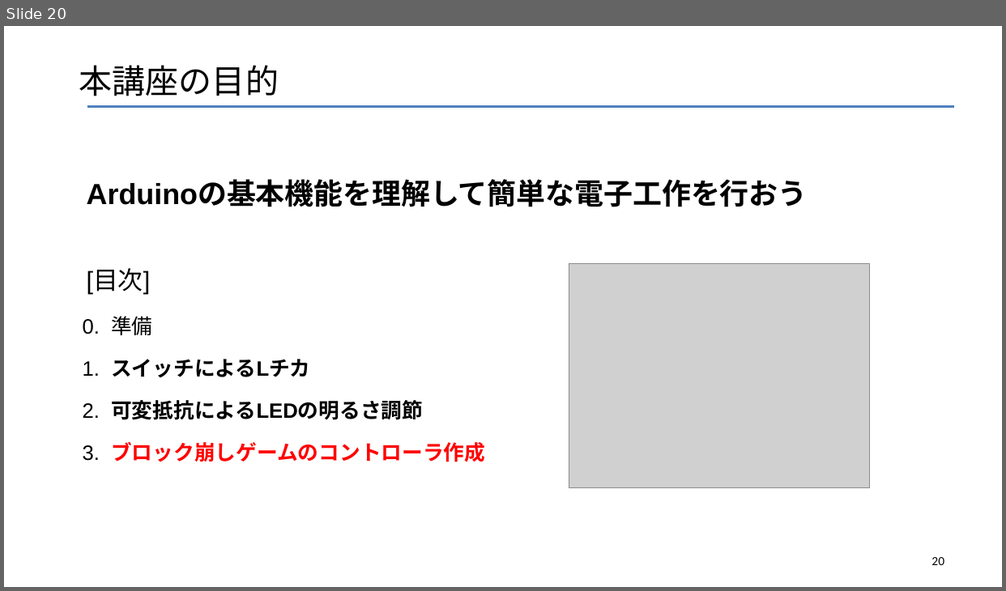
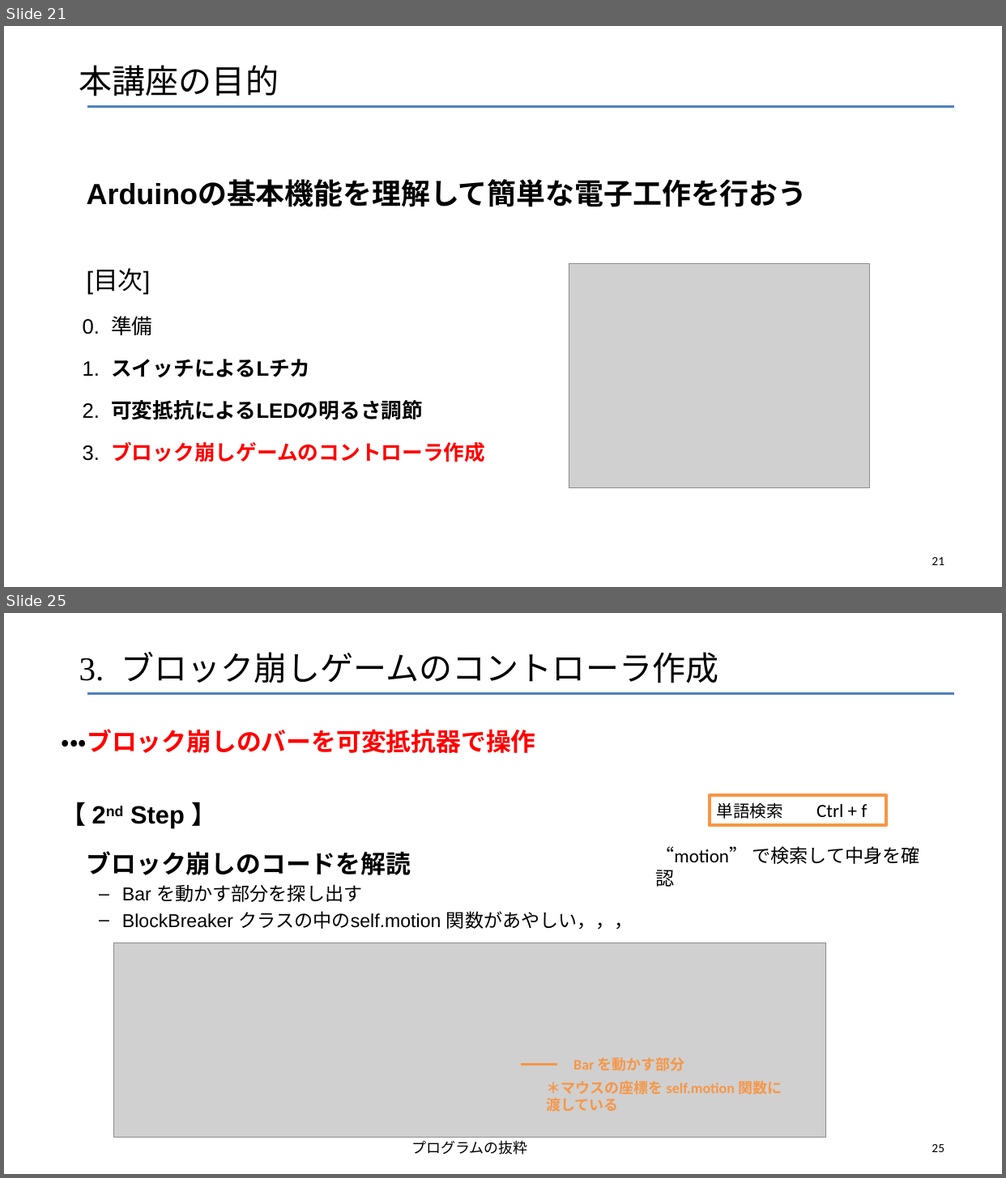
Before and after one commit to robot-cs/Tech-Education-Hub, a slide deck: Arduino-Basics/Arduino講座1.pptx. Shown one above the other, each under a label of ours: slide 20 before the commit, slides 21 and 25 after it; the slides between them are not shown. The pictures are 1006x591 and 1006x1178 pixels, drawn with LibreOffice and Linux fonts; fonts in the diff are those of the drawing; grey boxes stand for pictures. Boxes give left, top, right and bottom in pixels: in the first picture for what was removed or moved away, otherwise in the second. Text is boxed around its words. In the diff, an @@ line names an element or a change of style, - is before the commit and + after.

```diff
--- a/Arduino-Basics/Arduino講座1.pptx
+++ b/Arduino-Basics/Arduino講座1.pptx
@@ slide 25 added at box(4, 613, 1002, 1174), background #FFFFFF; not listed: 1 template element that a slide beside it also shows @@
@@ title added at box(79, 652, 718, 683), 32 pt, text #000000 @@
+3. ブロック崩しゲームのコントローラ作成
@@ text added at box(62, 729, 633, 930), 18 pt, text #000000 @@
+・・・ブロック崩しのバーを可変抵抗器で操作
+【 2nd Step 】
+ブロック崩しのコードを解読
+  – Bar を動かす部分を探し出す
+  – BlockBreaker クラスの中のself.motion 関数があやしい，，，
@@ rectangle added at box(710, 795, 886, 825), outline #F79646 3 pt, 18 pt, text #000000 @@
+単語検索 Ctrl + f
@@ text added at box(655, 846, 919, 864), 18 pt, text #000000 @@
+“motion” で検索して中身を確認
@@ picture added at box(114, 943, 826, 1137) @@
@@ line added from (521, 1064) to (557, 1064), #F79646 2.25 pt @@
@@ text added at box(573, 1058, 685, 1071), 14 pt, text #F79646, bold @@
+  Bar を動かす部分
@@ text added at box(546, 1081, 782, 1112), 14 pt, text #F79646, bold @@
+＊マウスの座標を self.motion 関数に渡している
@@ text added at box(411, 1141, 527, 1155), 14 pt, text #000000 @@
+プログラムの抜粋
@@ page number added at box(931, 1144, 944, 1152), 12 pt, text #000000 @@
+25
@@ what was slide 20 is now slide 21 @@
@@ page number at box(931, 557, 944, 565): text changed @@
-20
+21
```
Also in this commit, not shown: 10 slides changed, 5 other slides added.
